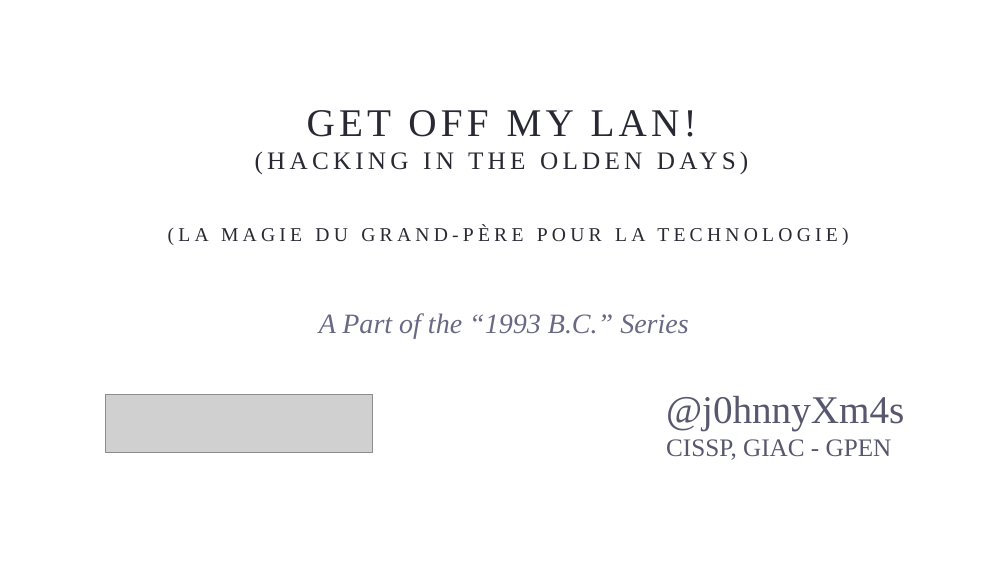
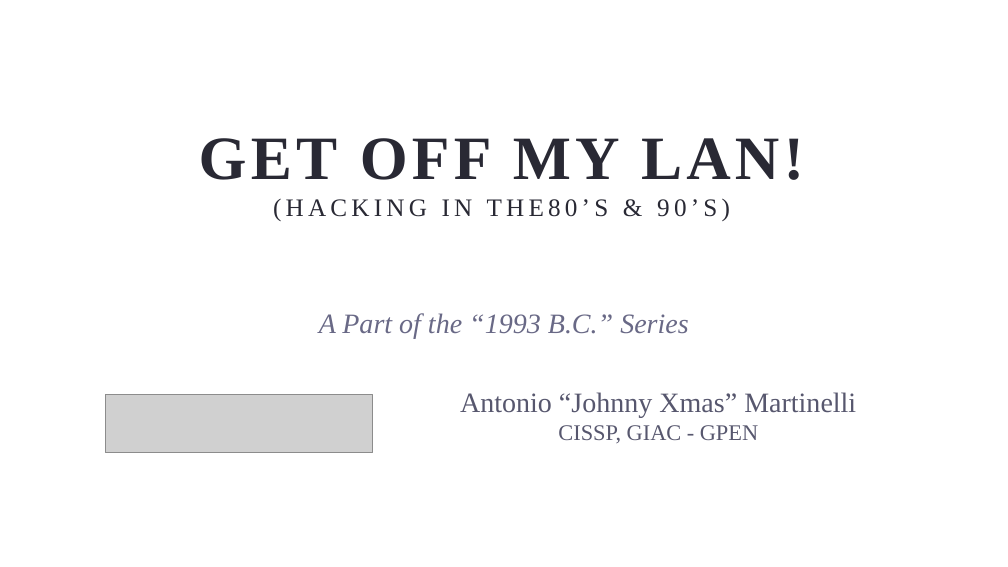
Before and after one commit to johnnyxmas/Talk_Decks, a slide deck: slide 1 of 2015/1993 BC Series/GET OFF MY LAN/1993 BC - Get Off My LAN (Hacking in the 90s)(FULL).pptx. Drawn at 1008x567 pixels with LibreOffice and Linux fonts; fonts in the diff are those of the drawing; grey boxes stand for pictures; background and template pictures are left out. Boxes give left, top, right and bottom in pixels: in the first picture for what was removed or moved away, otherwise in the second. Text is boxed around its words. In the diff, an @@ line names an element or a change of style, - is before the commit and + after.

```diff
--- a/2015/1993 BC Series/GET OFF MY LAN/1993 BC - Get Off My LAN (Hacking in the 90s)(FULL).pptx
+++ b/2015/1993 BC Series/GET OFF MY LAN/1993 BC - Get Off My LAN (Hacking in the 90s)(FULL).pptx
@@ title at [199,138,804,221]: text changed; size 14 to 18 pt @@
-GET OFF MY LAN!
-(HACKING IN THE OLDEN DAYS)
-(LA MAGIE DU GRAND-PÈRE POUR LA TECHNOLOGIE)
+GET OFF MY LAN!
+(HACKING IN THE80’S & 90’S)
@@ text "Antonio “Johnny Xmas” Martinelli": place and size @@
-text "Antonio “Johnny Xmas” Martinelli" at [666,396,904,460]
+text "Antonio “Johnny Xmas” Martinelli" at [460,392,856,443]
@@ text at [460,392,856,418]: text changed; size 28 to 20 pt @@
-@j0hnnyXm4s
+Antonio “Johnny Xmas” Martinelli
@@ text at [558,425,758,443]: size 18 to 16 pt in "CISSP, GIAC - GPEN"; alignment left to centre @@
```
Also in this commit, not shown: 14 other slides changed, 1 slide added, 1 slide removed, 5 other files.
